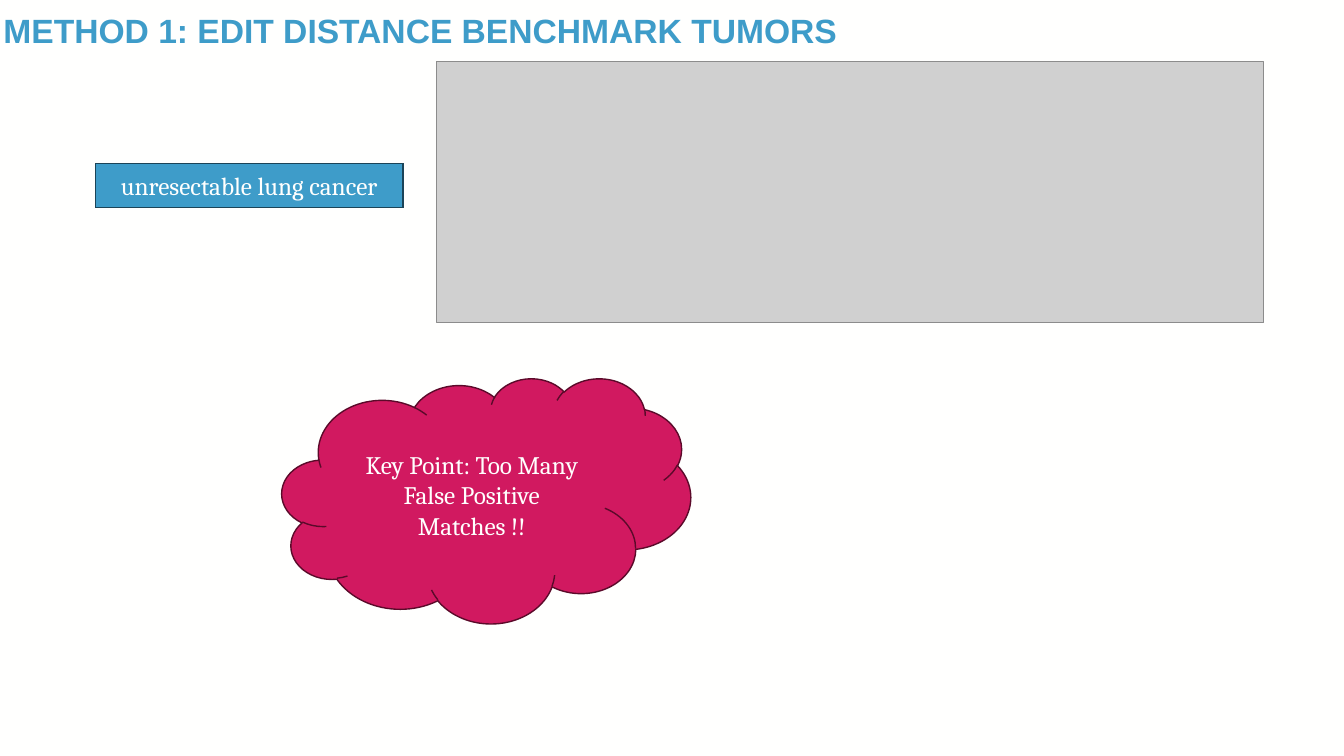
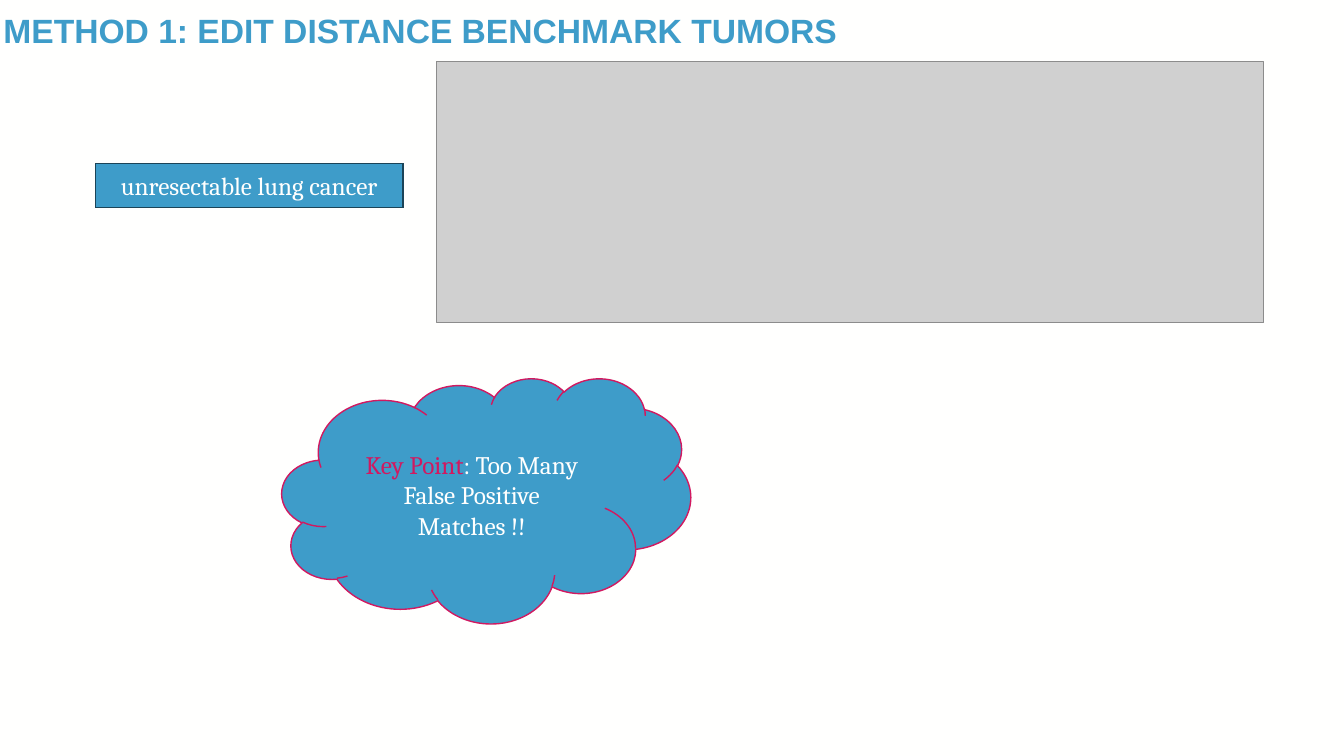
Before and after one commit to TaylorResearchLab/CANTOS, a slide deck: slide 17 of presentations/BIG_2024.pptx (slide 16 before the commit). Drawn at 1344x756 pixels with LibreOffice and Linux fonts; fonts in the diff are those of the drawing; grey boxes stand for pictures; background and template pictures are left out. Boxes give left, top, right and bottom in pixels: in the first picture for what was removed or moved away, otherwise in the second. Text is boxed around its words. In the diff, an @@ line names an element or a change of style, - is before the commit and + after.

```diff
--- a/presentations/BIG_2024.pptx
+++ b/presentations/BIG_2024.pptx
@@ cloud "Key Point: Too Many False ..." at <box>282,378,691,623</box>: text colour #FFFFFE to #D11960 in "Key Point:"; fill #D11960 to #3E9CC9; outline #5C0B2A 1 pt to #D11960 1 pt @@
```
Also in this commit, not shown: 15 other slides changed, 7 slides added, 2 slides removed, 1 other file.
